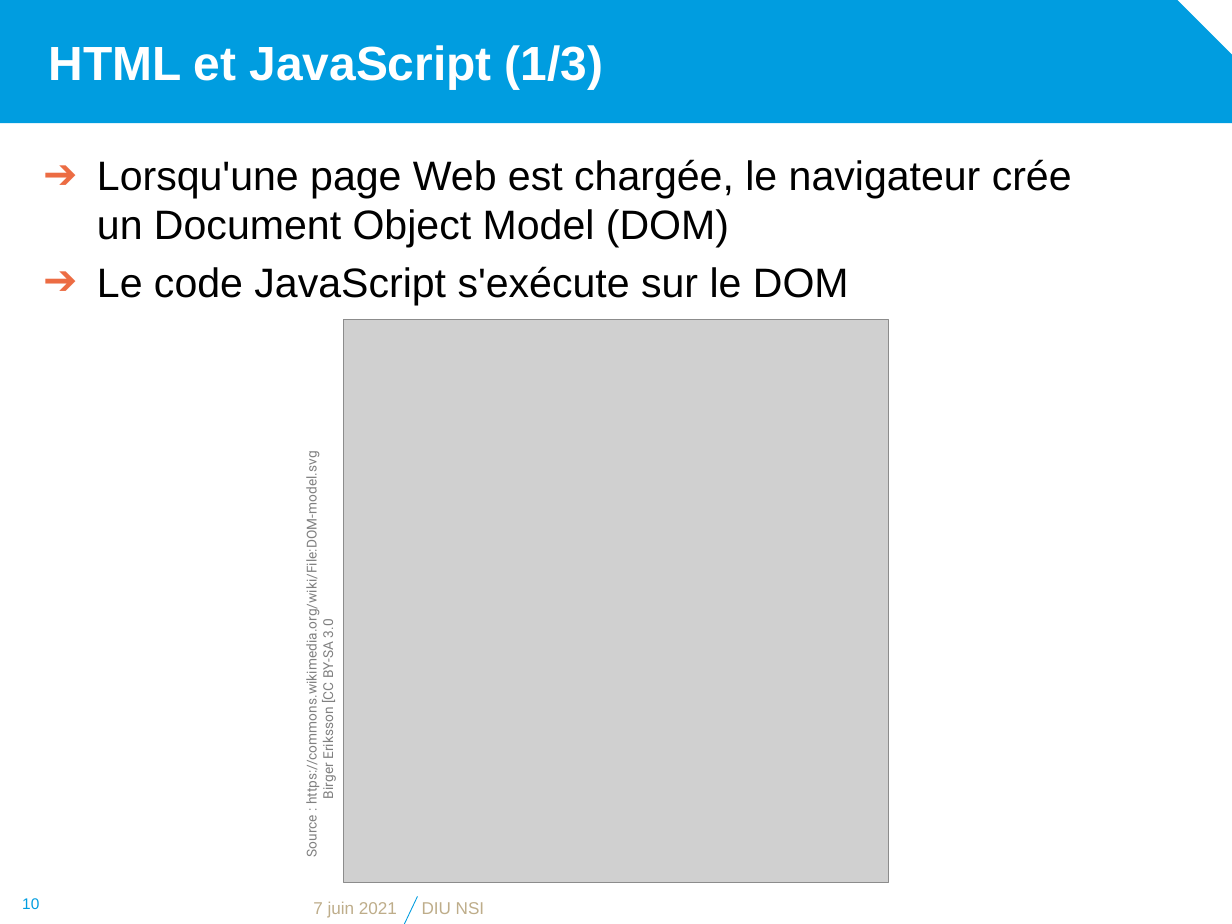
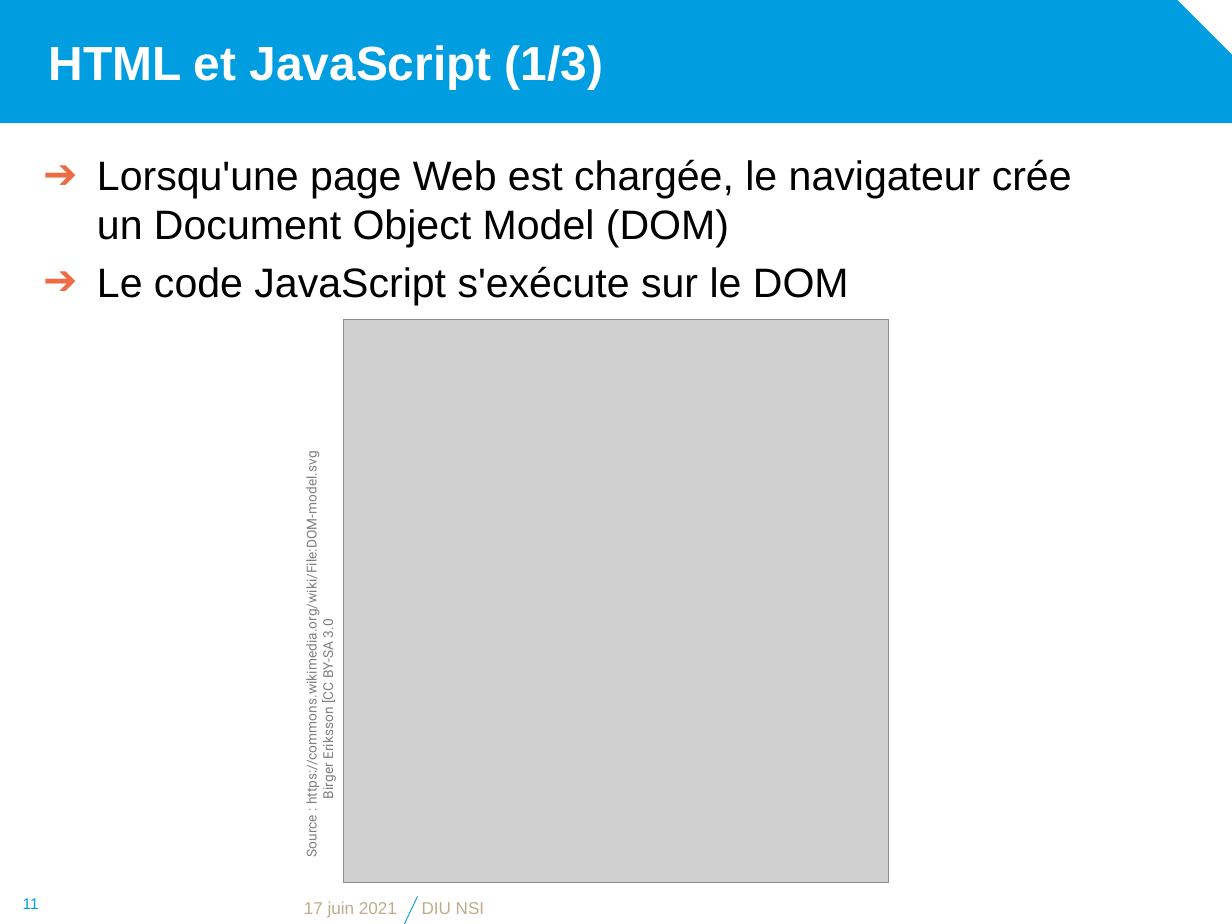
Before and after one commit to diu-uf-bordeaux/bloc1, a slide deck: slide 11 of web/4-JS/JavaScript.pptx (slide 10 before the commit). Drawn at 1232x924 pixels with LibreOffice and Linux fonts; fonts in the diff are those of the drawing; grey boxes stand for pictures; background and template pictures are left out. Boxes give left, top, right and bottom in pixels: in the first picture for what was removed or moved away, otherwise in the second. Text is boxed around its words. In the diff, an @@ line names an element or a change of style, - is before the commit and + after.

```diff
--- a/web/4-JS/JavaScript.pptx
+++ b/web/4-JS/JavaScript.pptx
@@ page number at <box>23,898,39,909</box>: text changed @@
-10
+11
@@ text at <box>304,901,397,918</box>: text changed @@
-7 juin 2021
+17 juin 2021
```
Also in this commit, not shown: 16 other slides changed, 1 slide added, 6 other files.
